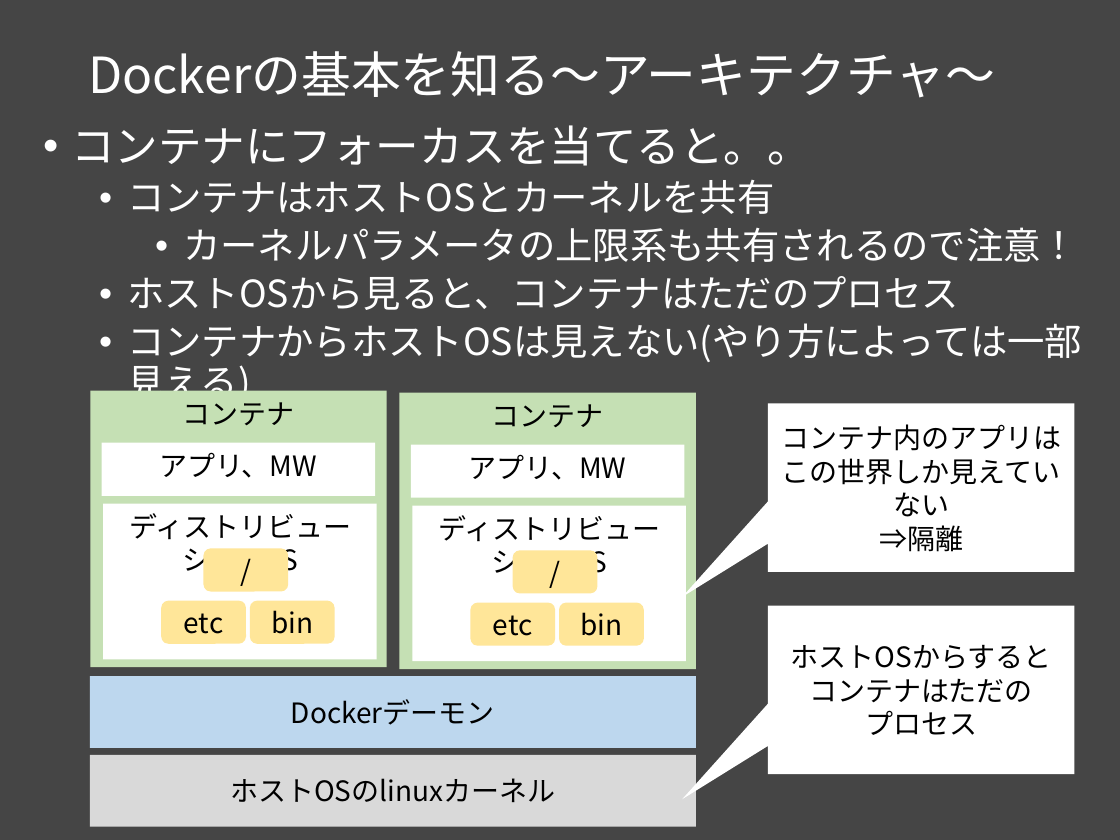
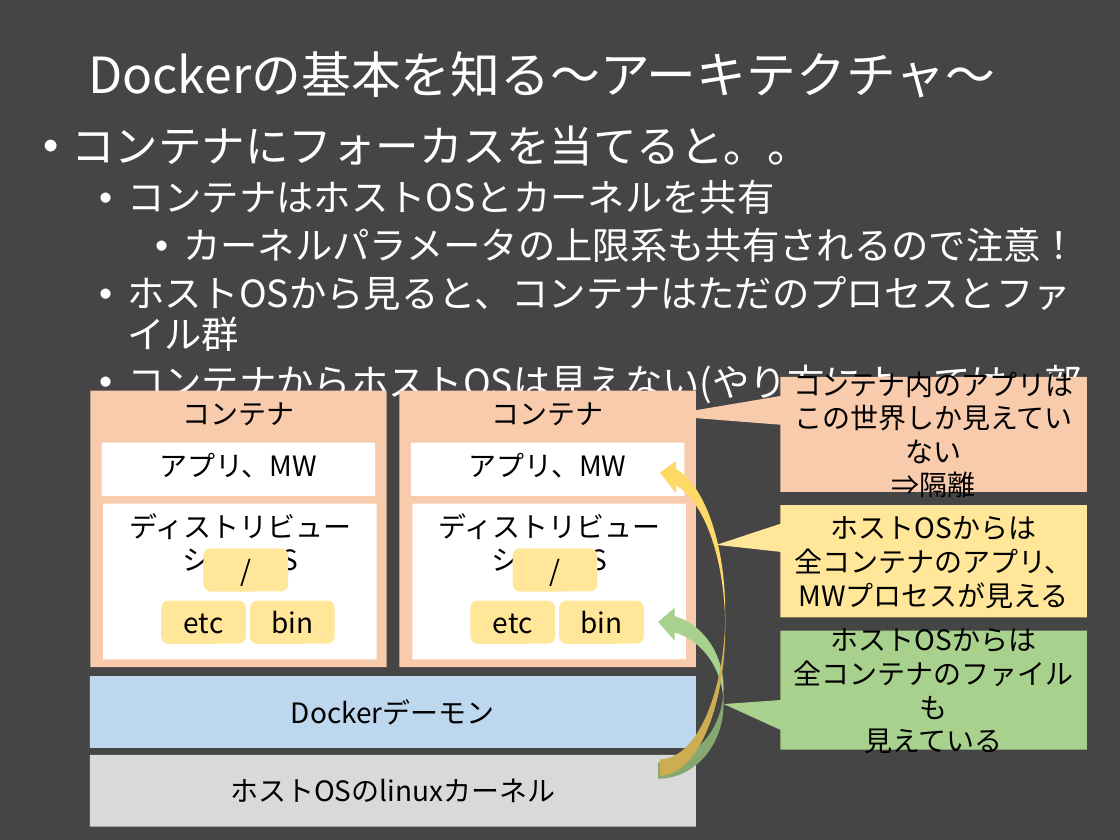
Before and after one commit to msntts/workshop_docker, a slide deck: slide 9 of docker勉強会Vol1.pptx. Drawn at 1120x840 pixels with LibreOffice and Linux fonts; fonts in the diff are those of the drawing. Boxes give left, top, right and bottom in pixels: in the first picture for what was removed or moved away, otherwise in the second. Text is boxed around its words. In the diff, an @@ line names an element or a change of style, - is before the commit and + after.

Commit message:
コンテナのアーキテクチャ図を微修正

```diff
--- a/docker勉強会Vol1.pptx
+++ b/docker勉強会Vol1.pptx
@@ text at [127, 276, 1071, 351]: text changed @@
-  • ホストOSから見ると、コンテナはただのプロセス
+  • ホストOSから見ると、コンテナはただのプロセスとファイル群
@@ rectangle "コンテナ" at [400, 391, 697, 668]: fill #C5E0B4 to #F8CBAD @@
@@ speech box "コンテナ内のアプリは": place and size @@
-speech box "コンテナ内のアプリは" at [768, 403, 1075, 571]
+speech box "コンテナ内のアプリは" at [781, 376, 1088, 492]
@@ speech box "コンテナ内のアプリは" at [781, 376, 1088, 492]: fill #FFFFFF to #F8CBAD; proportions changed @@
@@ rectangle "コンテナ" at [91, 391, 388, 668]: fill #C5E0B4 to #F8CBAD @@
@@ curved left arrow added at [660, 456, 725, 775], fill #FFD966 @@
@@ speech box "ホストOSからは": place and size @@
-speech box "ホストOSからは" at [768, 606, 1075, 774]
+speech box "ホストOSからは" at [781, 505, 1088, 617]
@@ speech box "ホストOSからは" at [781, 505, 1088, 617]: fill #FFFFFF to #FFE699; proportions changed @@
@@ text in speech box at [794, 516, 1072, 608]: text changed @@
-ホストOSからすると
-コンテナはただの
-プロセス
+ホストOSからは
+全コンテナのアプリ、MWプロセスが見える
@@ curved left arrow added at [659, 606, 724, 780], fill #A9D18E @@
@@ speech box added at [781, 631, 1088, 749], fill #A9D18E, 18 pt, text #000000 @@
+ホストOSからは
+全コンテナのファイルも
+見えている
```
